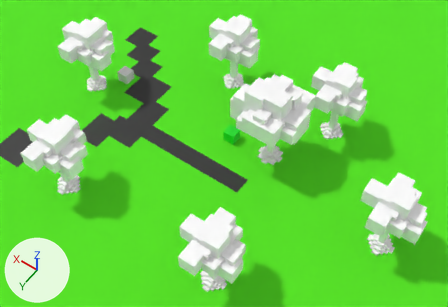
Renders of the glTF model public/assets/scenes/world.glb from each side of a commit.
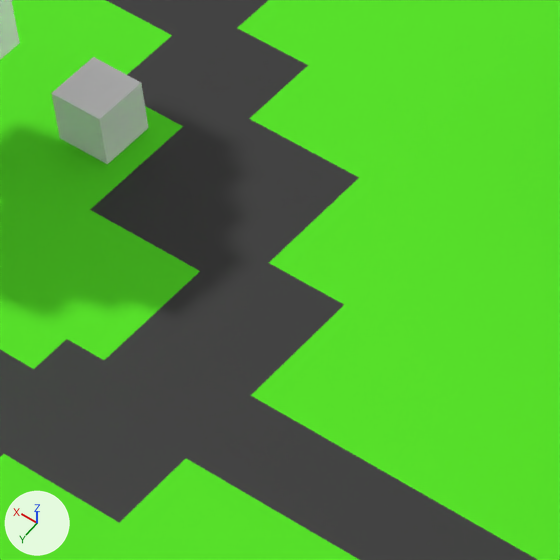
Old and new are each drawn whole from a camera (50 mm lens) standing at (-51.2, 69.9, 80.1) and looking at (-17.4, 22.5, 5.7) and again close up on the part from 24% to 46% of the width and 18% to 50% of the height. Arrows for +X, +Y and +Z are at lower left; the lights stay in place. Where no turn or scale is listed for an object, it has been applied to the vertices.

In view in the first close-up: 'point_npc', 'static_terrain', 'static_tree.004'.
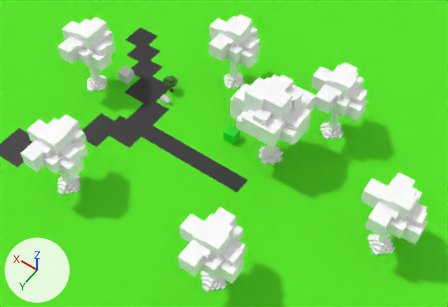
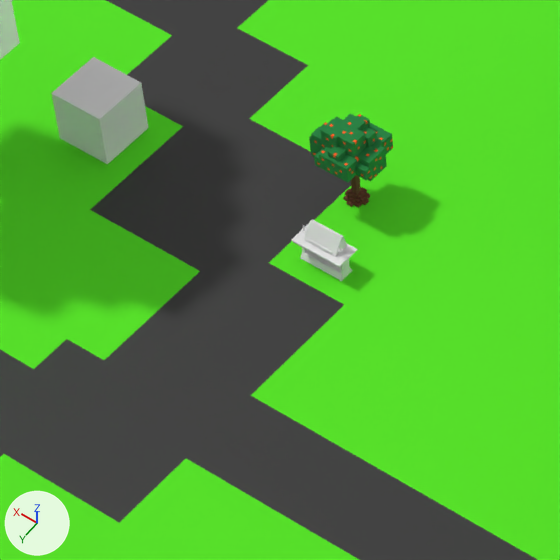
Scene script edits in JSON lines:
```json
{"op": "add", "block": "img_orange_tree3", "code": ["img_orange_tree3 = load_image('orange_tree3', '_unpacked/orange_tree3', 256, 1, 'sRGB')"]}
{"op": "add", "block": "mat_metal_shiny", "code": ["mat_metal_shiny = principled_material('Metal Shiny')", "mat_metal_shiny.base_color = (1.0, 1.0, 1.0)  # white #ffffff", "mat_metal_shiny.metallic = 0.59", "mat_metal_shiny.roughness = 0.319"]}
{"op": "add", "block": "mat_wood_polished", "code": ["mat_wood_polished = principled_material('Wood Polished')", "mat_wood_polished.base_color = (0.8, 0.8, 0.8)  # white #e7e7e7"]}
{"op": "add", "block": "mat_candle_wax", "code": ["mat_candle_wax = principled_material('Candle Wax')", "mat_candle_wax.base_color = (0.8, 0.8, 0.8)  # white #e7e7e7", "mat_candle_wax.roughness = 0.25"]}
{"op": "add", "block": "mat_palette", "code": ["mat_palette = principled_material('palette')", "mat_palette.texture = img_orange_tree3", "mat_palette.roughness = 1.0"]}
{"op": "add", "block": "me_cube_030", "code": ["me_cube_030 = bpy.data.meshes.new('Cube.030')", "me_cube_030.from_pydata(...)  # 284 vertices, 498 faces; spans x -0.95..0.95, y -0.44..0.45, z 0.0..1.47", "# faces by material slot: [166, 232, 100]", "me_cube_030.materials.append(mat_wood_polished)  # white #e7e7e7", "me_cube_030.materials.append(mat_metal_shiny)  # white #ffffff", "me_cube_030.materials.append(mat_candle_wax)  # white #e7e7e7"]}
{"op": "add", "block": "me_orange_tree3", "code": ["me_orange_tree3 = bpy.data.meshes.new('orange_tree3')", "me_orange_tree3.from_pydata(...)  # 655 vertices, 1314 faces; spans x 0.0..2.2, y 0.0..2.0, z 2.0..5.1", "me_orange_tree3.materials.append(mat_palette)  # picture img_orange_tree3"]}
{"op": "add", "block": "ob_static_desk", "code": ["ob_static_desk = bpy.data.objects.new('static_desk', me_cube_030)", "ob_static_desk.location = (0.0, 15.51, 0.0)"]}
{"op": "add", "block": "ob_static_tree_007", "code": ["ob_static_tree_007 = bpy.data.objects.new('static_tree.007', me_orange_tree3)", "ob_static_tree_007.location = (0.0, 11.74, -2.01)"]}
```

What differs and where, as boxes [x1, y1, x2, y2] in the close-ups (560 x 560 px):
```json
{"object": "static_tree.007", "change": "added", "after": [309, 114, 393, 208], "on screen": "green"}
{"object": "static_desk", "change": "added", "after": [291, 219, 357, 281], "faces in mat_wood_polished (white #e7e7e7)": [291, 219, 357, 281]}
```
